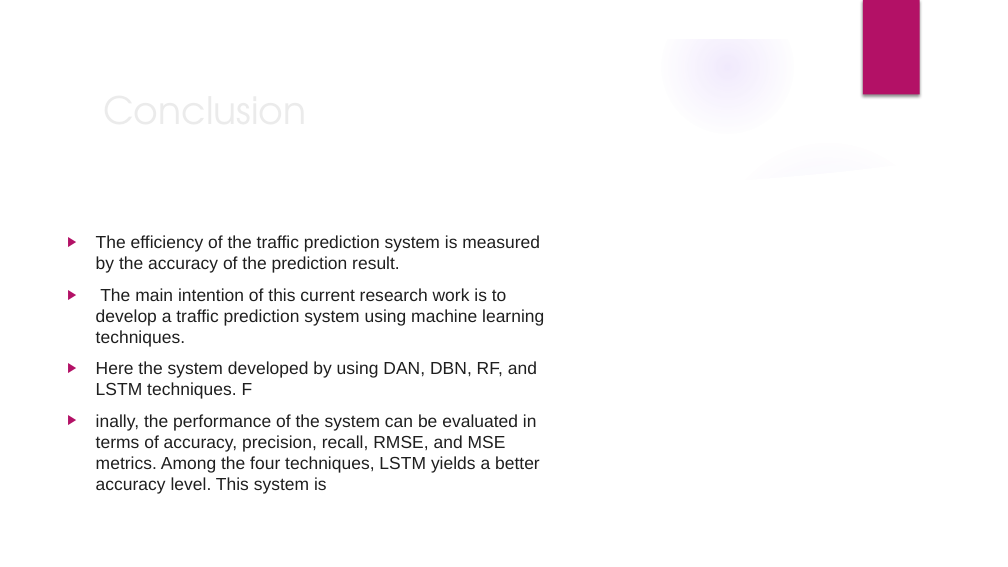
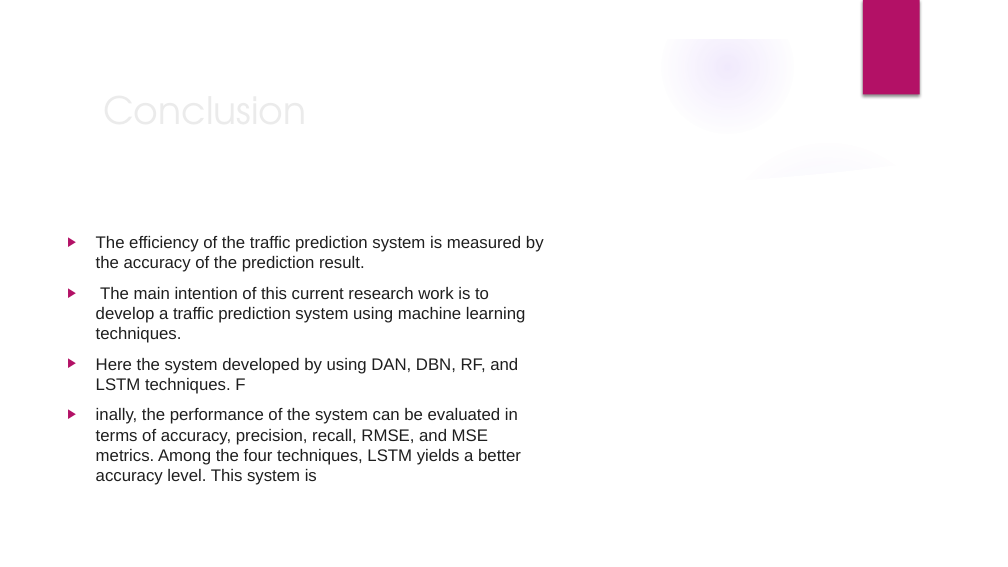
Before and after one commit to Kani-mozhi3/IOT-project, a slide deck: slide 7 of IOT project.pptx (slide 9 before the commit). Drawn at 1008x567 pixels with LibreOffice and Linux fonts; fonts in the diff are those of the drawing; background and template pictures are left out. Boxes give left, top, right and bottom in pixels: in the first picture for what was removed or moved away, otherwise in the second. Text is boxed around its words. In the diff, an @@ line names an element or a change of style, - is before the commit and + after.

```diff
--- a/IOT project.pptx
+++ b/IOT project.pptx
@@ text "The efficiency of the traffic ..." at bbox=[96, 236, 544, 485]: size 16.6 to 16 pt @@
```
Also in this commit, not shown: 5 other slides changed, 37 slides added, 3 slides removed.
